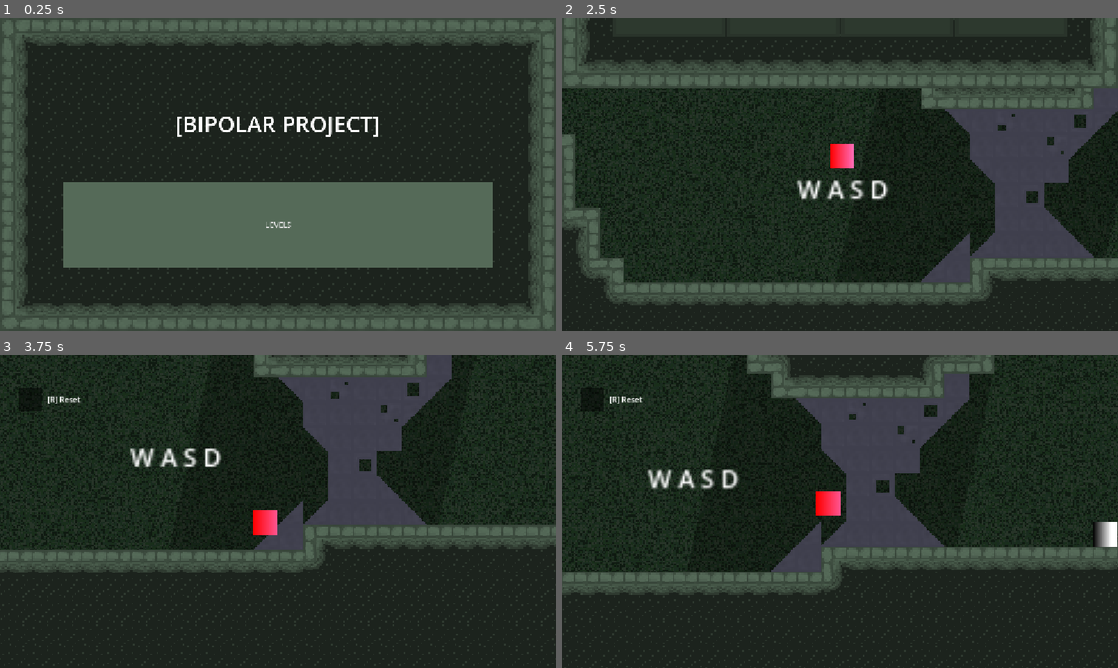
Above: before the commit, frames 1-4 (two rows, left to right).
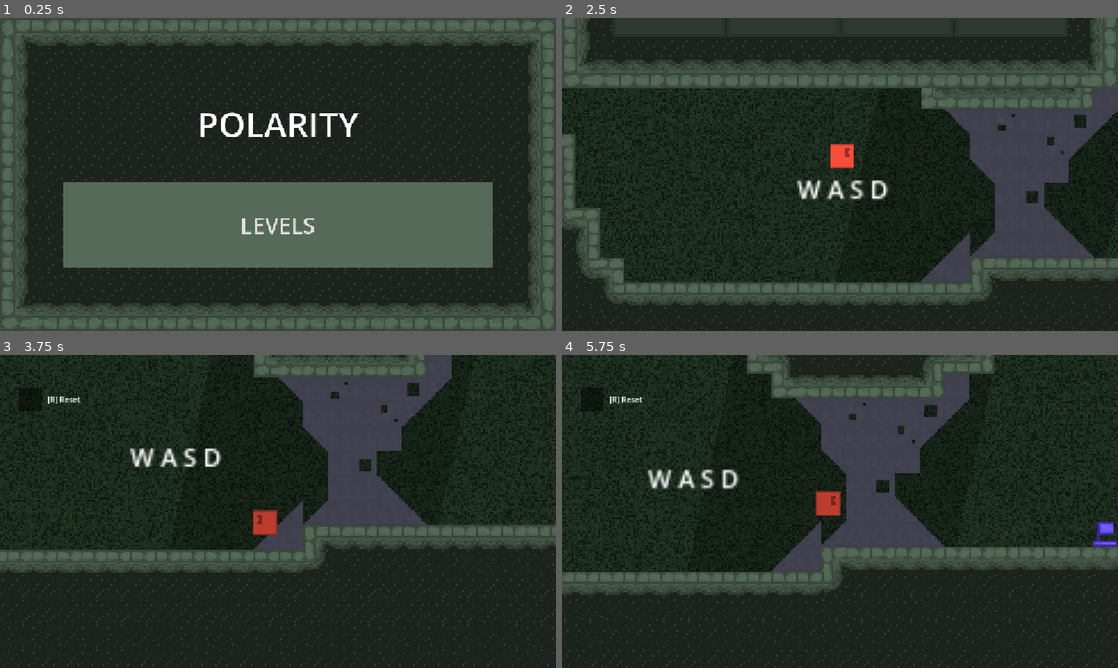
Above: after the commit, the same moments.

Repository: appellatebaton0/bipolar-disorder-project
Game: Godot game, scene res://scenes/main.tscn
The game is run twice, just before and just after one commit, with the same random seed, the same clock (stepped at 60 frames per second) and the same inputs.
Inputs:
- Up to frame 1 (0.25 s): no input
- Up to frame 2 (2.5 s): click "LEVELS" at 0.5 s; hold D (Right) 1.28-2 s; tap E (Depress) at 1.35 s; tap Space (Jump) at 1.52 s; click "1" at 2 s
- Up to frame 3 (3.75 s): hold D (Right) 2.78-3.53 s; tap Q (Mania) at 2.85 s; tap Space (Jump) at 3.02 s; hold A (Left) from 3.53 s (still down); tap E (Depress) at 3.6 s
- Up to frame 4 (5.75 s): release A (Left) at 4.28 s; hold D (Right) from 4.28 s (still down); tap Q (Mania) at 4.35 s; tap Space (Jump) at 4.52, 5.27 s; tap E (Depress) at 5.1 s

The runs differ from the first frame. In frame 1, 1.6% of the frame differs, in the area x 31-68%, y 30-70%; in frame 2, 0.3%; in frame 3, 0.4%; in frame 4, 0.7%.

Commit message:
v1 - Final Files, Build, Submission.

Diff:
--- a/scenes/goal.tscn
+++ b/scenes/goal.tscn
@@ -1,13 +1,7 @@
-[gd_scene load_steps=5 format=3 uid="uid://cespcoq5hpp0t"]
+[gd_scene load_steps=4 format=3 uid="uid://cespcoq5hpp0t"]
 
 [ext_resource type="Script" uid="uid://b2q526wjcvbev" path="res://scripts/goal.gd" id="1_jbojv"]
-
-[sub_resource type="Gradient" id="Gradient_sx1j4"]
-
-[sub_resource type="GradientTexture2D" id="GradientTexture2D_w3gav"]
-gradient = SubResource("Gradient_sx1j4")
-width = 16
-height = 16
+[ext_resource type="Texture2D" uid="uid://0p66dk3uhows" path="res://assets/textures/goal.png" id="2_sx1j4"]
 
 [sub_resource type="RectangleShape2D" id="RectangleShape2D_jvyg3"]
 size = Vector2(16, 16)
@@ -18,7 +12,8 @@
 script = ExtResource("1_jbojv")
 
 [node name="Sprite2D" type="Sprite2D" parent="."]
-texture = SubResource("GradientTexture2D_w3gav")
+texture_filter = 1
+texture = ExtResource("2_sx1j4")
 
 [node name="CollisionShape2D" type="CollisionShape2D" parent="."]
 shape = SubResource("RectangleShape2D_jvyg3")
--- a/scenes/level_base.tscn
+++ b/scenes/level_base.tscn
@@ -9,13 +9,7 @@
 [ext_resource type="TileSet" uid="uid://yiwn3ashu2v5" path="res://assets/resources/intrusion_set.tres" id="3_g7p6o"]
 [ext_resource type="Script" uid="uid://dsg1ngs5hhjvl" path="res://scripts/intrusion.gd" id="4_40ga3"]
 [ext_resource type="PackedScene" uid="uid://cespcoq5hpp0t" path="res://scenes/goal.tscn" id="5_ynct0"]
-
-[sub_resource type="Gradient" id="Gradient_6k8qy"]
-
-[sub_resource type="GradientTexture2D" id="GradientTexture2D_evabm"]
-gradient = SubResource("Gradient_6k8qy")
-width = 16
-height = 16
+[ext_resource type="Texture2D" uid="uid://d1qvs5pjhxjiq" path="res://assets/textures/pill.png" id="10_evabm"]
 
 [sub_resource type="StyleBoxLine" id="StyleBoxLine_6k8qy"]
 color = Color(0.42090002, 0.69, 0.46126497, 1)
@@ -109,7 +103,7 @@
 texture_filter = 1
 custom_minimum_size = Vector2(48, 48)
 layout_mode = 2
-texture = SubResource("GradientTexture2D_evabm")
+texture = ExtResource("10_evabm")
 
 [node name="Label" type="Label" parent="CanvasLayer/MarginContainer/VBoxContainer/HBoxContainer/Antidepressant"]
 layout_mode = 1
@@ -150,7 +144,7 @@
 texture_filter = 1
 custom_minimum_size = Vector2(48, 48)
 layout_mode = 2
-texture = SubResource("GradientTexture2D_evabm")
+texture = ExtResource("10_evabm")
 
 [node name="Label2" type="Label" parent="CanvasLayer/MarginContainer/VBoxContainer/HBoxContainer/Depressants"]
 layout_mode = 1
--- a/scenes/main.tscn
+++ b/scenes/main.tscn
@@ -230,8 +230,8 @@
 [node name="Label" type="Label" parent="CanvasLayer/Control/Start/MarginContainer/VBoxContainer"]
 layout_mode = 2
 size_flags_vertical = 3
-theme_override_font_sizes/font_size = 46
-text = "[BIPOLAR PROJECT]"
+theme_override_font_sizes/font_size = 71
+text = "POLARITY"
 horizontal_alignment = 1
 vertical_alignment = 1
 
@@ -239,6 +239,7 @@
 layout_mode = 2
 size_flags_vertical = 3
 focus_mode = 0
+theme_override_font_sizes/font_size = 46
 theme_override_styles/normal = SubResource("StyleBoxFlat_o6xl0")
 theme_override_styles/pressed = SubResource("StyleBoxFlat_tipki")
 theme_override_styles/hover = SubResource("StyleBoxFlat_85g3d")
--- a/scenes/player.tscn
+++ b/scenes/player.tscn
@@ -1,17 +1,91 @@
-[gd_scene load_steps=5 format=3 uid="uid://c1irpesh6fcqu"]
+[gd_scene load_steps=14 format=3 uid="uid://c1irpesh6fcqu"]
 
 [ext_resource type="Script" uid="uid://caguh4orjl7fd" path="res://scripts/player.gd" id="1_rggrj"]
-
-[sub_resource type="Gradient" id="Gradient_o5qli"]
-colors = PackedColorArray(1, 0, 0, 1, 1, 0.32941177, 0.5568628, 1)
-
-[sub_resource type="GradientTexture2D" id="GradientTexture2D_0wfyh"]
-gradient = SubResource("Gradient_o5qli")
-width = 16
-height = 16
+[ext_resource type="Texture2D" uid="uid://bo6uw206xx6b1" path="res://assets/textures/player.png" id="2_g2els"]
 
 [sub_resource type="RectangleShape2D" id="RectangleShape2D_o5qli"]
 size = Vector2(15.8, 15.8)
+
+[sub_resource type="AtlasTexture" id="AtlasTexture_qhqgy"]
+atlas = ExtResource("2_g2els")
+region = Rect2(16, 0, 16, 16)
+
+[sub_resource type="AtlasTexture" id="AtlasTexture_dqkch"]
+atlas = ExtResource("2_g2els")
+region = Rect2(32, 0, 16, 16)
+
+[sub_resource type="AtlasTexture" id="AtlasTexture_qlg0r"]
+atlas = ExtResource("2_g2els")
+region = Rect2(48, 0, 16, 16)
+
+[sub_resource type="AtlasTexture" id="AtlasTexture_tuyoq"]
+atlas = ExtResource("2_g2els")
+region = Rect2(64, 0, 16, 16)
+
+[sub_resource type="AtlasTexture" id="AtlasTexture_fjrip"]
+atlas = ExtResource("2_g2els")
+region = Rect2(80, 0, 16, 16)
+
+[sub_resource type="AtlasTexture" id="AtlasTexture_smehm"]
+atlas = ExtResource("2_g2els")
+region = Rect2(96, 0, 16, 16)
+
+[sub_resource type="AtlasTexture" id="AtlasTexture_ur7pv"]
+atlas = ExtResource("2_g2els")
+region = Rect2(112, 0, 16, 16)
+
+[sub_resource type="AtlasTexture" id="AtlasTexture_y4r1p"]
+atlas = ExtResource("2_g2els")
+region = Rect2(128, 0, 16, 16)
+
+[sub_resource type="AtlasTexture" id="AtlasTexture_d2wvv"]
+atlas = ExtResource("2_g2els")
+region = Rect2(0, 0, 16, 16)
+
+[sub_resource type="SpriteFrames" id="SpriteFrames_3v2ag"]
+animations = [{
+"frames": [{
+"duration": 1.0,
+"texture": SubResource("AtlasTexture_qhqgy")
+}],
+"loop": true,
+"name": &"depr",
+"speed": 5.0
+}, {
+"frames": [{
+"duration": 1.0,
+"texture": SubResource("AtlasTexture_dqkch")
+}, {
+"duration": 1.0,
+"texture": SubResource("AtlasTexture_qlg0r")
+}, {
+"duration": 1.0,
+"texture": SubResource("AtlasTexture_tuyoq")
+}, {
+"duration": 1.0,
+"texture": SubResource("AtlasTexture_fjrip")
+}, {
+"duration": 1.0,
+"texture": SubResource("AtlasTexture_smehm")
+}, {
+"duration": 1.0,
+"texture": SubResource("AtlasTexture_ur7pv")
+}, {
+"duration": 1.0,
+"texture": SubResource("AtlasTexture_y4r1p")
+}],
+"loop": true,
+"name": &"mani",
+"speed": 5.0
+}, {
+"frames": [{
+"duration": 1.0,
+"texture": SubResource("AtlasTexture_d2wvv")
+}],
+"loop": true,
+"name": &"norm",
+"speed": 5.0
+}]
 
 [node name="Player" type="CharacterBody2D"]
 z_index = 2
@@ -19,8 +93,10 @@
 collision_mask = 13
 script = ExtResource("1_rggrj")
 
-[node name="Sprite2D" type="Sprite2D" parent="."]
-texture = SubResource("GradientTexture2D_0wfyh")
-
 [node name="CollisionShape2D" type="CollisionShape2D" parent="."]
 shape = SubResource("RectangleShape2D_o5qli")
+
+[node name="AnimatedSprite2D" type="AnimatedSprite2D" parent="."]
+texture_filter = 1
+sprite_frames = SubResource("SpriteFrames_3v2ag")
+animation = &"depr"
--- a/scripts/player.gd
+++ b/scripts/player.gd
@@ -1,4 +1,6 @@
 class_name Player extends CharacterBody2D
+
+@onready var anim := $AnimatedSprite2D
 
 func _init() -> void: Global.player = self
 
@@ -161,10 +163,17 @@
 
 	## Attach the relevant movement.
 	match PlayerState.player_state:
-		PlayerState.STATES.MANIC:      manic_movement(delta)
-		PlayerState.STATES.DEPRESSIVE: depressive_movement(delta)
-		PlayerState.STATES.NORMAL:     normal_movement(delta)
+		PlayerState.STATES.MANIC:
+			manic_movement(delta)
+			anim.play("mani")
+		PlayerState.STATES.DEPRESSIVE:
+			depressive_movement(delta)
+			anim.play("depr")
+		PlayerState.STATES.NORMAL:
+			normal_movement(delta)
+			anim.play("norm")
 
-
+	if direction:
+		anim.flip_h = direction < 0
 
 	move_and_slide()
Binary file added: assets/textures/goal.png
Not shown, added: assets/textures/goal.png.import
Binary file added: assets/textures/pill.png
Not shown, added: assets/textures/pill.png.import
Binary file added: assets/textures/player.png
Not shown, added: assets/textures/player.png.import
Not shown, added: export_presets.cfg
Not shown: 1 places in scenes/level_base.tscn that only renumber resources
Not shown, added: builds/index.apple-touch-icon.png
Not shown, added: builds/index.audio.position.worklet.js
Not shown, added: builds/index.audio.worklet.js
Not shown, added: builds/index.html
(and 6 more such lines)
